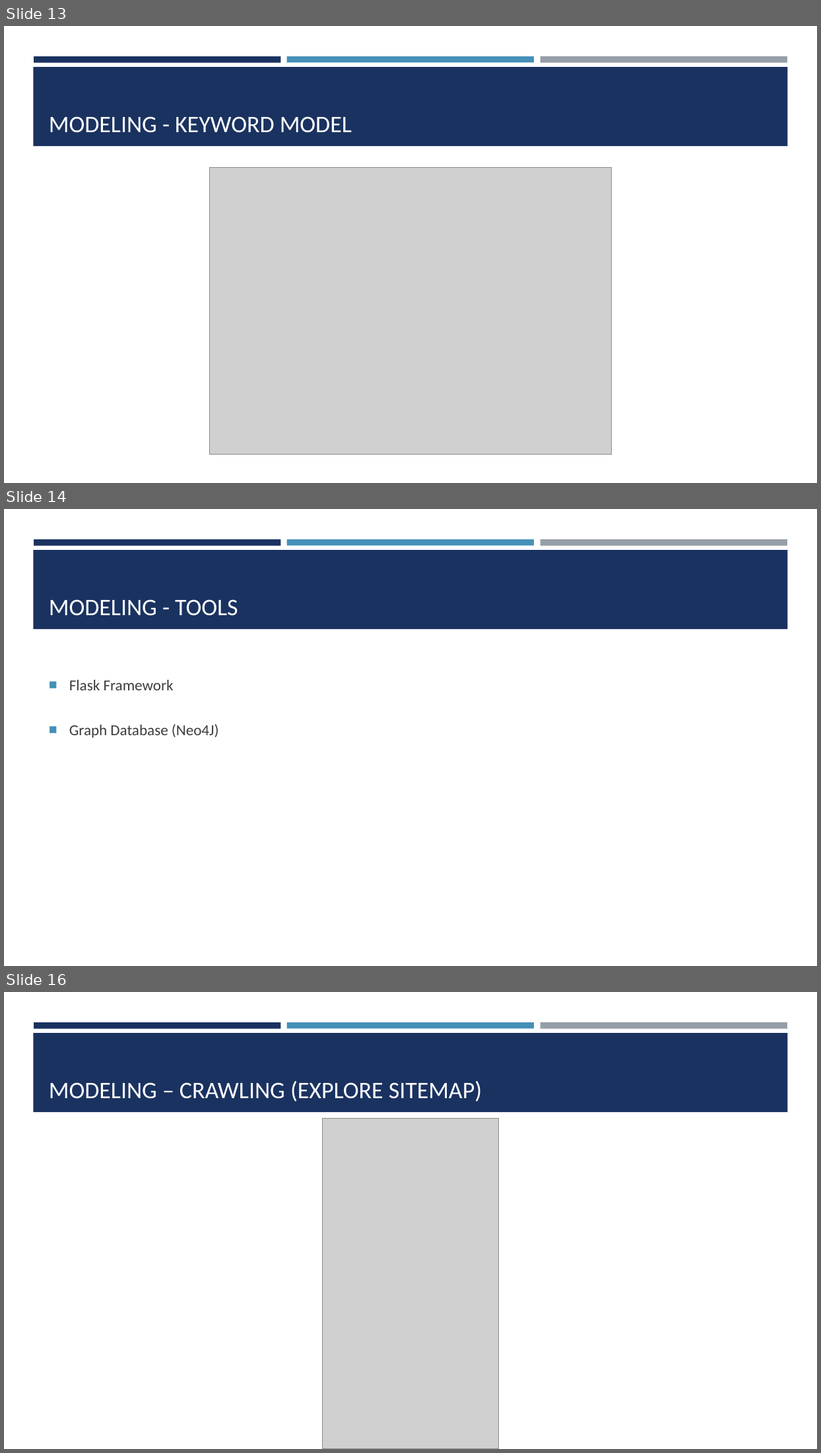
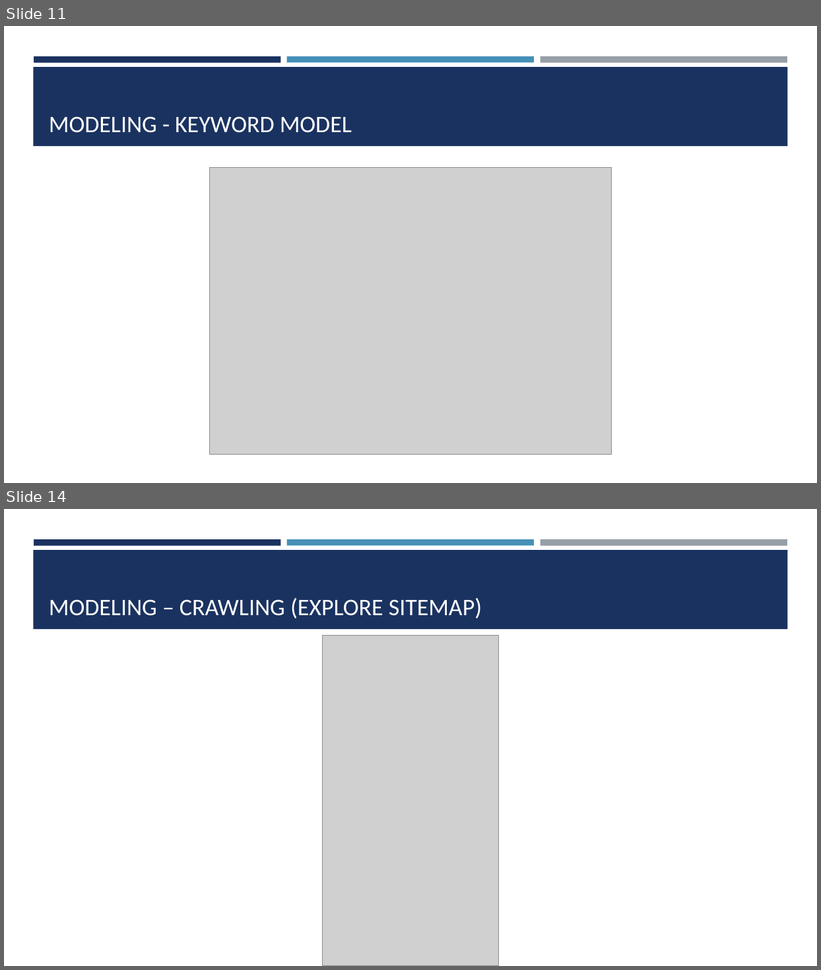
Before and after one commit to seakmengc/find_me, a slide deck: docs/find_me.pptx. Shown one above the other, each under a label of ours: slides 13, 14 and 16 before the commit, slides 11 and 14 after it; the slides between them are not shown. The pictures are 821x1453 and 821x970 pixels, drawn with LibreOffice and Linux fonts; fonts in the diff are those of the drawing; grey boxes stand for pictures. Boxes give left, top, right and bottom in pixels: in the first picture for what was removed or moved away, otherwise in the second. Text is boxed around its words. In the diff, an @@ line names an element or a change of style, - is before the commit and + after.

```diff
--- a/docs/find_me.pptx
+++ b/docs/find_me.pptx
@@ slide 14 removed at (4,509,817,966), background #FFFFFF; not listed: 4 template elements that a slide beside it also shows @@
@@ title removed at (49,599,238,616) @@
-MODELING - TOOLS
@@ text removed at (69,680,219,738) @@
-■ Flask Framework
-■ Graph Database (Neo4J)
@@ what was slide 13 is now slide 11 @@
@@ what was slide 16 is now slide 14 @@
```
Also in this commit, not shown: 2 slides changed, 1 other slide removed, 3 other files.
